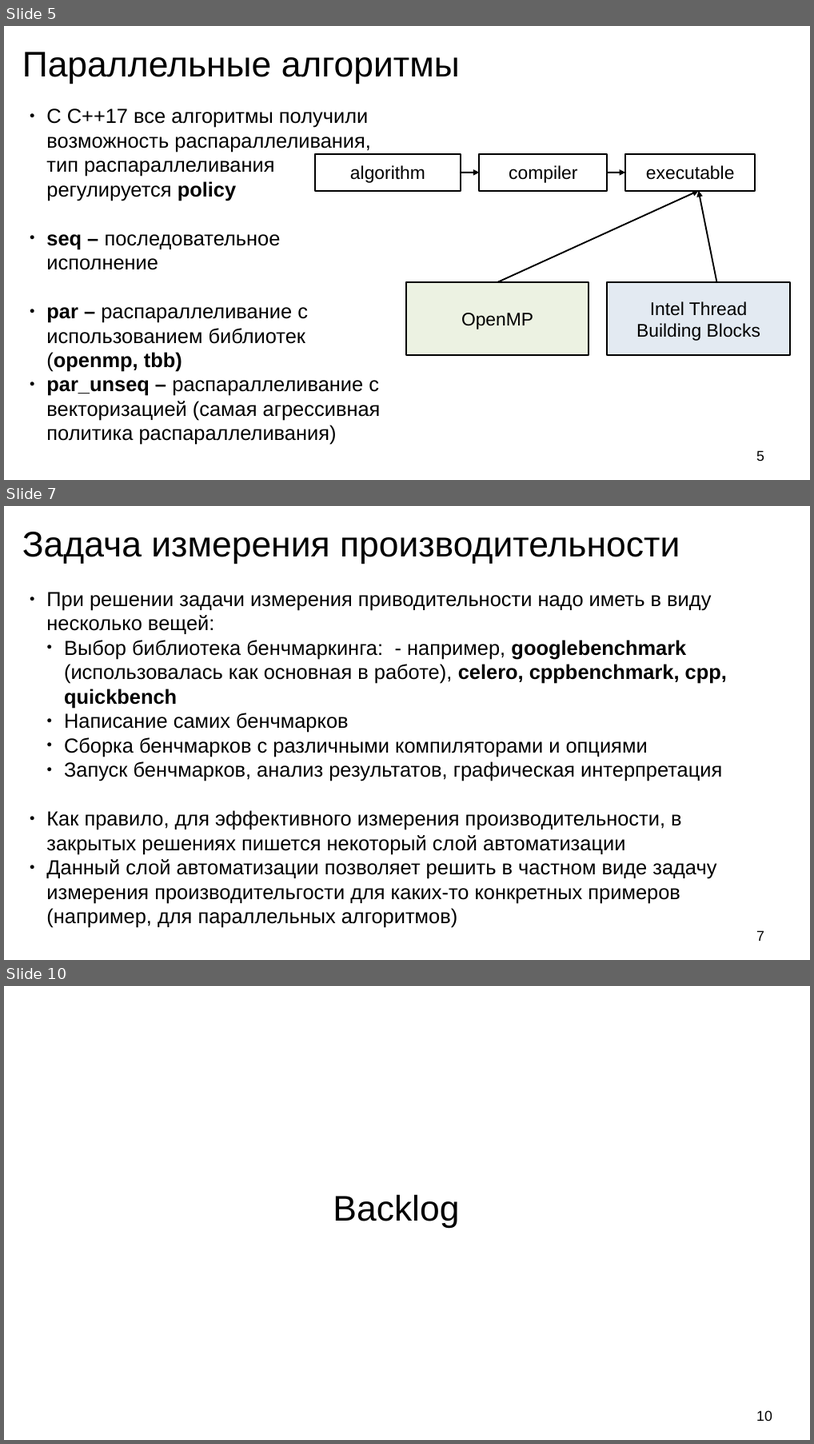
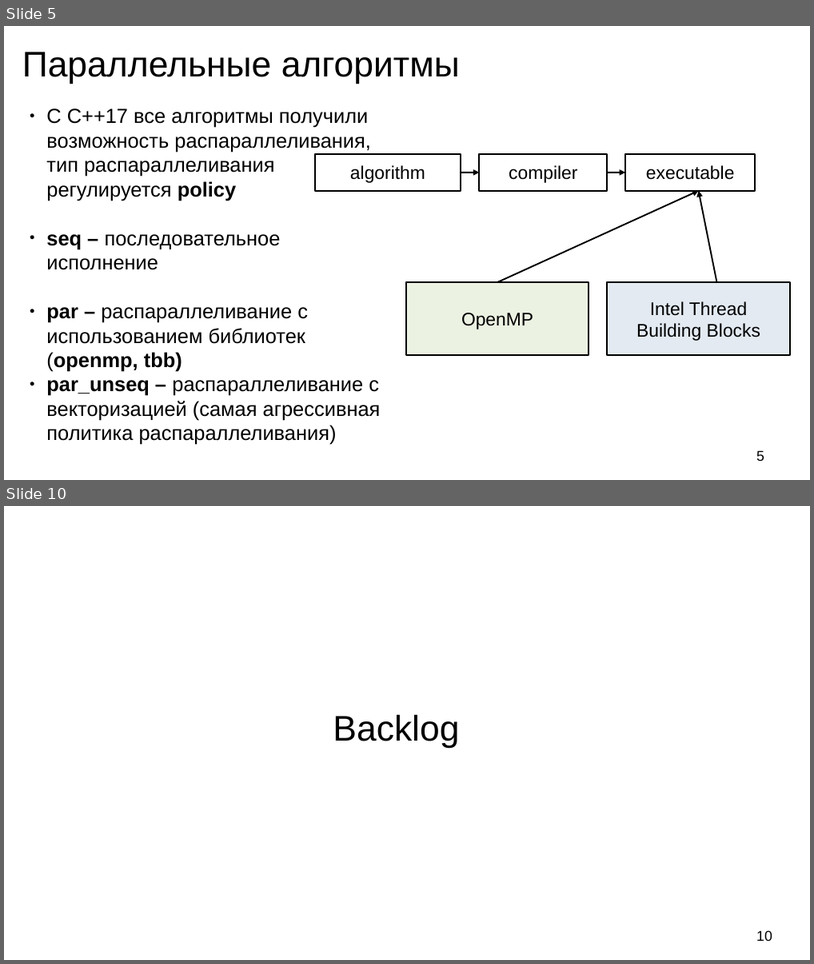
Before and after one commit to sin-diesel/stdbench, a slide deck: presentation/presentation.odp. Shown one above the other, each under a label of ours: slides 5, 7 and 10 before the commit, slides 5 and 10 after it; the slides between them are not shown. The pictures are 814x1444 and 814x964 pixels, drawn with LibreOffice and Linux fonts; fonts in the diff are those of the drawing. Boxes give left, top, right and bottom in pixels: in the first picture for what was removed or moved away, otherwise in the second. Text is boxed around its words. In the diff, an @@ line names an element or a change of style, - is before the commit and + after.

```diff
--- a/presentation/presentation.odp
+++ b/presentation/presentation.odp
@@ slide 7 removed at (4,506,810,960), background #FFFFFF @@
@@ title removed at (22,532,680,564) @@
-Задача измерения производительности
@@ text removed at (46,592,727,928) @@
-● При решении задачи измерения приводительности надо иметь в виду несколько вещей:
-  ● Выбор библиотека бенчмаркинга: - например, googlebenchmark (использовалась как основная в работе), celero, cppbenchmark, cpp, quickbench
-  ● Написание самих бенчмарков
-  ● Сборка бенчмарков с различными компиляторами и опциями
-  ● Запуск бенчмарков, анализ результатов, графическая интерпретация
-● Как правило, для эффективного измерения производительности, в закрытых решениях пишется некоторый слой автоматизации
-● Данный слой автоматизации позволяет решить в частном виде задачу измерения производительгости для каких-то конкретных примеров (например, для параллельных алгоритмов)
@@ page number removed at (757,930,765,940) @@
-7
```
Also in this commit, not shown: 5 slides changed, 2 slides added, 1 other slide removed, 3 other files.
